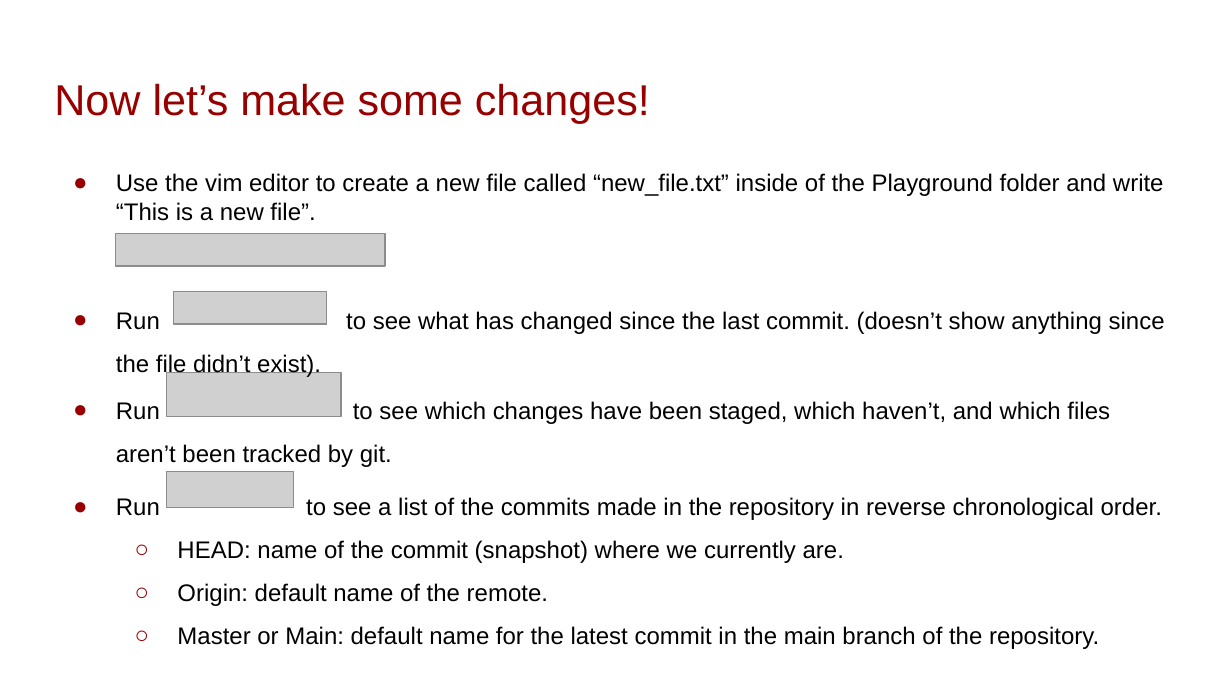
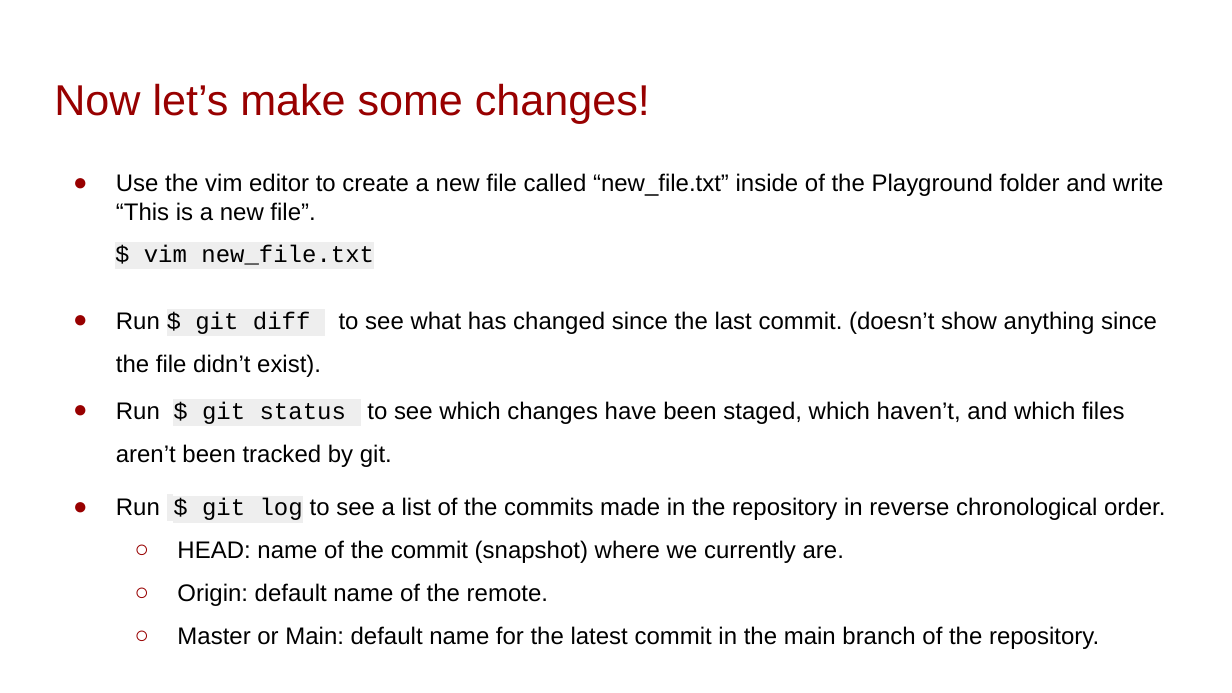
Before and after one commit to leobix/mban22_software_tools, a slide deck: slide 28 of Orientation/Session4_Git/VersionControl.pptx. Drawn at 1232x693 pixels with LibreOffice and Linux fonts; fonts in the diff are those of the drawing; grey boxes stand for pictures. Boxes give left, top, right and bottom in pixels: in the first picture for what was removed or moved away, otherwise in the second. Text is boxed around its words. In the diff, an @@ line names an element or a change of style, - is before the commit and + after.

Commit message:
Fix figures

```diff
--- a/Orientation/Session4_Git/VersionControl.pptx
+++ b/Orientation/Session4_Git/VersionControl.pptx
@@ picture removed at <box>116,234,386,266</box> @@
@@ text added at <box>144,244,374,265</box>, 14 pt, text #000000 @@
+$ vim new_file.txt
@@ picture removed at <box>174,292,326,324</box> @@
@@ text at <box>116,311,1157,377</box>: text changed @@
-● Run to see what has changed since the last commit. (doesn’t show anything since the file didn’t exist).
+● Run $ git diff to see what has changed since the last commit. (doesn’t show anything since the file didn’t exist).
@@ picture removed at <box>166,372,341,416</box> @@
@@ text at <box>116,401,1125,467</box>: text changed @@
-● Run to see which changes have been staged, which haven’t, and which files aren’t been tracked by git.
+● Run $ git status to see which changes have been staged, which haven’t, and which files aren’t been tracked by git.
@@ picture removed at <box>166,472,293,509</box> @@
@@ text at <box>116,497,1165,520</box>: text changed @@
-● Run to see a list of the commits made in the repository in reverse chronological order.
+● Run $ git log to see a list of the commits made in the repository in reverse chronological order.
```
Also in this commit, not shown: 10 other slides changed.
